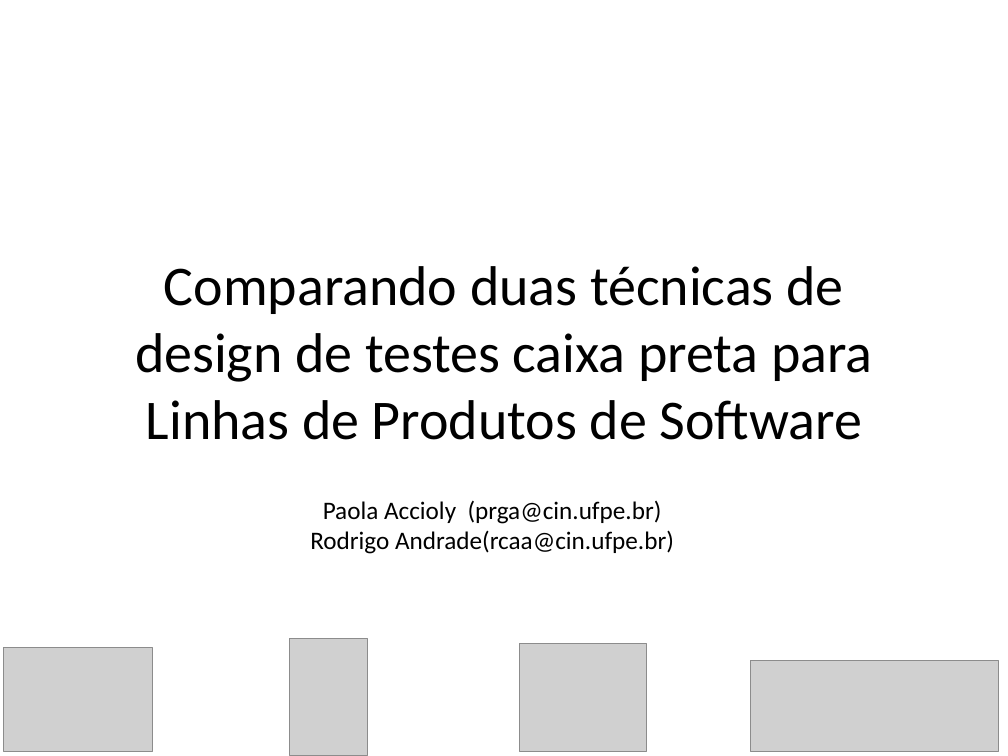
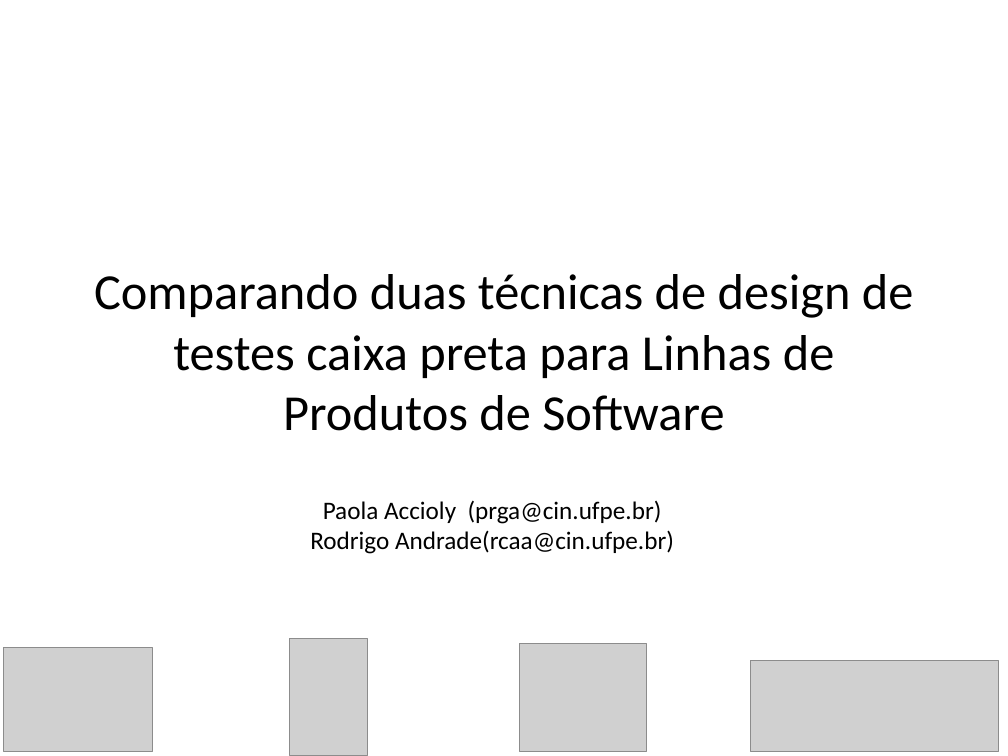
Before and after one commit to rcaa/ProjetoEstatistica2013, a slide deck: slide 1 of presentation/presentation.ppt. Drawn at 1008x756 pixels with LibreOffice and Linux fonts; fonts in the diff are those of the drawing; grey boxes stand for pictures. Boxes give left, top, right and bottom in pixels: in the first picture for what was removed or moved away, otherwise in the second. Text is boxed around its words. In the diff, an @@ line names an element or a change of style, - is before the commit and + after.

```diff
--- a/presentation/presentation.ppt
+++ b/presentation/presentation.ppt
@@ title "Comparando duas técnicas de design ..." at [94,274,914,431]: size 40 to 36 pt @@
```
Also in this commit, not shown: 4 other slides changed.
